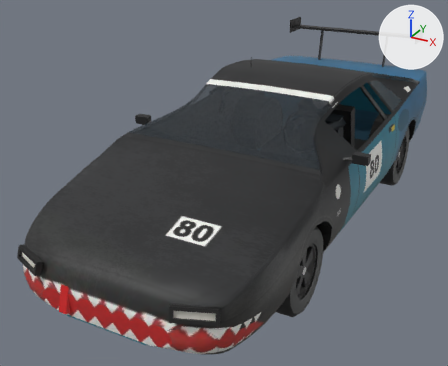
What one commit did to the glTF model public/cars/field/models/80.glb.
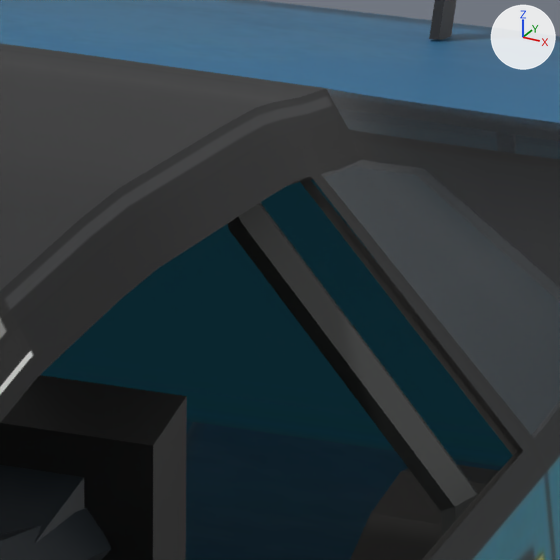
There are two pictures of each version: one whole from a camera (50 mm lens) standing at (2.16, -4.8, 2.62) and looking at (-0.32, -0.3, 0.37), one close up on the part from 75% to 88% of the width and 17% to 34% of the height. Every picture has the same lights, and +X, +Y and +Z are marked at upper right. The first two pictures are the older version. Vertices at exactly the same position are counted once.

Script lines for the objects in view, before the commit:
```python
me_body_mesh = bpy.data.meshes.new('body_mesh')
me_body_mesh.from_pydata(...)  # 3639 vertices, 6738 faces; spans x -1.04..1.04, y -2.44..2.55, z 0.19..1.45
# faces by material slot: [6378, 360]
me_body_mesh.materials.append(mat_car80_livery)  # picture img_80_livery
me_body_mesh.materials.append(mat_car80_glass)  # dark blue #232c33
ob_body = bpy.data.objects.new('body', me_body_mesh)
ob_body.location = (0.0, 0.0, 0.0)
```
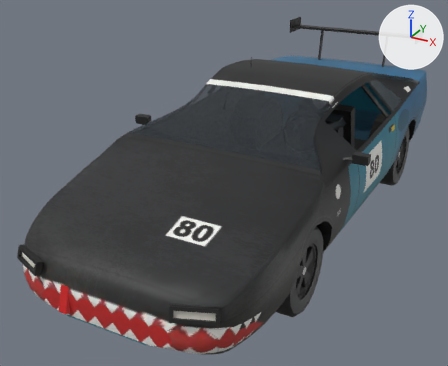
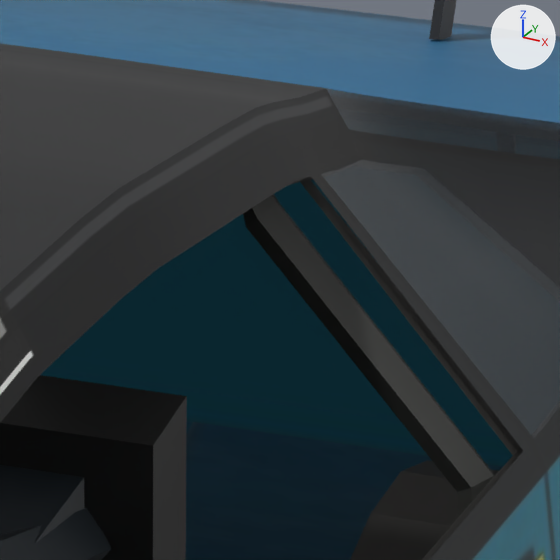
Location of each change, [x1, y1, x2, y2] in pixels of the close-ups (560 x 560 px):
part 1 of me_body_mesh, added
    after: [243, 194, 494, 516]
part 2 of me_body_mesh, cut back
    before: [228, 202, 477, 536]

What changed in the scene script:
```text
Change me_body_mesh:
    used by ob_body; location = (0.0, 0.0, 0.0)
    remove me_body_mesh.from_pydata(...)  # 3639 vertices, 6738 faces; spans x -1.04..1.04, y -2.44..2.55, z 0.19..1.45
    add me_body_mesh.from_pydata(...)  # 3629 vertices, 6718 faces; spans x -1.04..1.04, y -2.44..2.55, z 0.19..1.45
    me_body_mesh part 1: a new loose piece of 45 vertices spanning x -0.89..0.89, y 0.67..0.72, z 0.7..1.22, in mat_car80_livery (picture img_80_livery)
    me_body_mesh part 2
    66 vertices are removed from x -0.89..0.89, y -0.17..0.66, z 0.7..1.22
    164 faces are deleted
    39 vertices move from x -0.31..0.87, y 0.61..0.65, z 0.7..1.23 to x -0.6..0.6, y -0.2..0.7, z 1.13..1.26
    11 vertices are added at x -0.56..0.58, y -0.2..0.7, z 1.12..1.2
    58 new faces join them, mat_car80_livery (picture img_80_livery)
```
